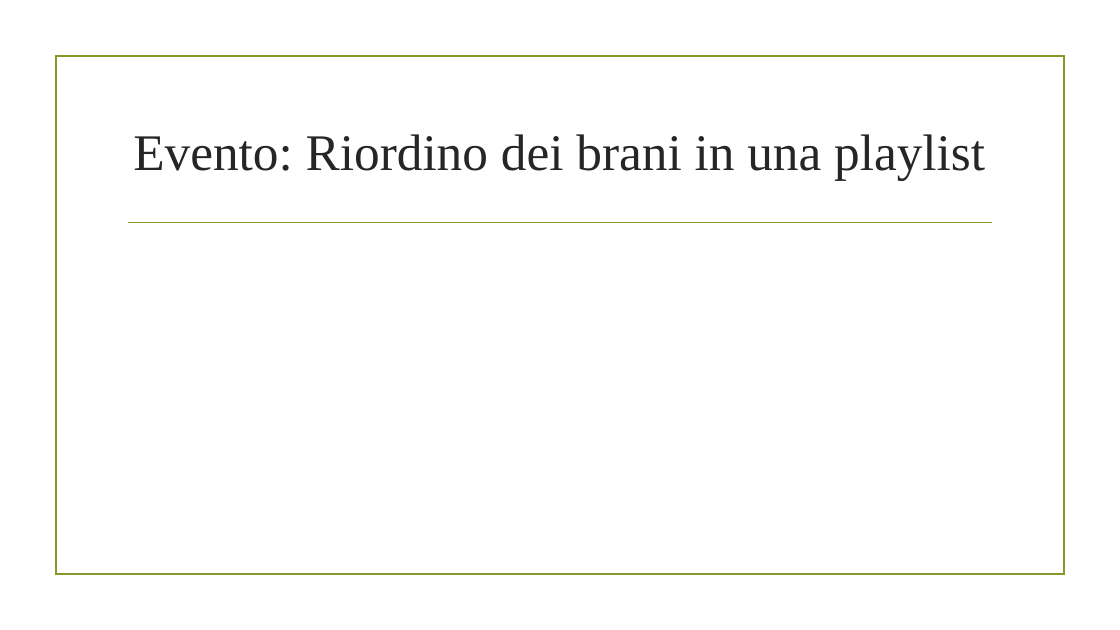
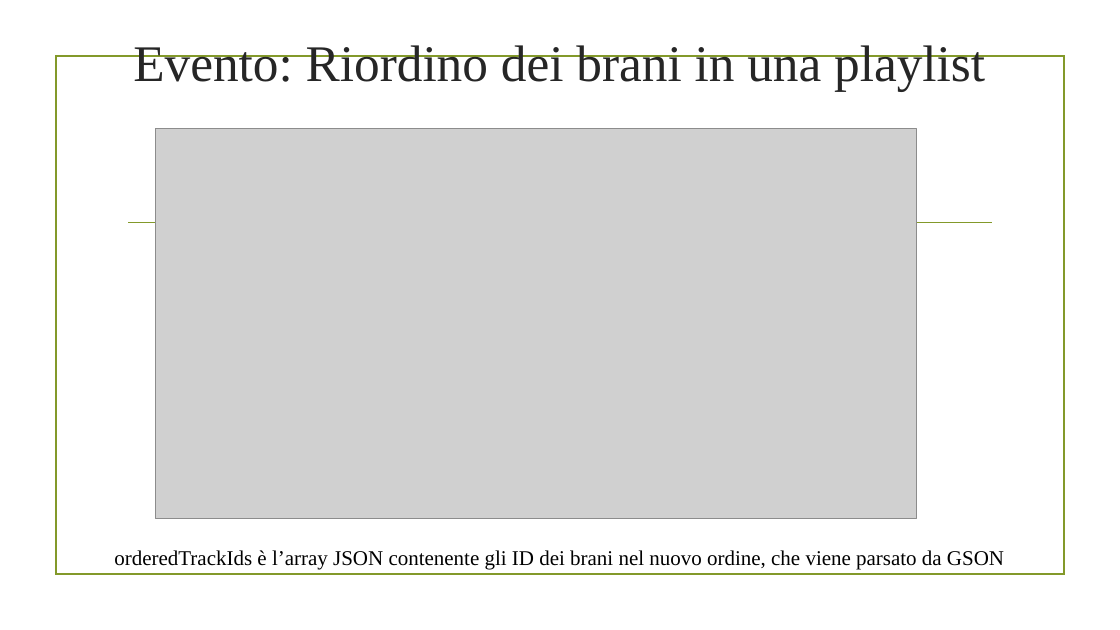
Before and after one commit to alex-atanassov/TIW2021-Atanassov-Bruno, a slide deck: slide 47 of deliverables/Presentazione progetto TIW.pptx (slide 46 before the commit). Drawn at 1120x630 pixels with LibreOffice and Linux fonts; fonts in the diff are those of the drawing; grey boxes stand for pictures; background and template pictures are left out. Boxes give left, top, right and bottom in pixels: in the first picture for what was removed or moved away, otherwise in the second. Text is boxed around its words. In the diff, an @@ line names an element or a change of style, - is before the commit and + after.

```diff
--- a/deliverables/Presentazione progetto TIW.pptx
+++ b/deliverables/Presentazione progetto TIW.pptx
@@ title "Evento: Riordino dei brani in ...": place and size @@
-title "Evento: Riordino dei brani in ..." at (133, 134, 985, 181)
+title "Evento: Riordino dei brani in ..." at (133, 45, 985, 92)
@@ picture added at (155, 129, 918, 518) @@
@@ text added at (114, 550, 1004, 570), 18 pt, text #000000 @@
+orderedTrackIds è l’array JSON contenente gli ID dei brani nel nuovo ordine, che viene parsato da GSON
```
Also in this commit, not shown: 28 other slides changed, 4 slides added, 3 slides removed.
